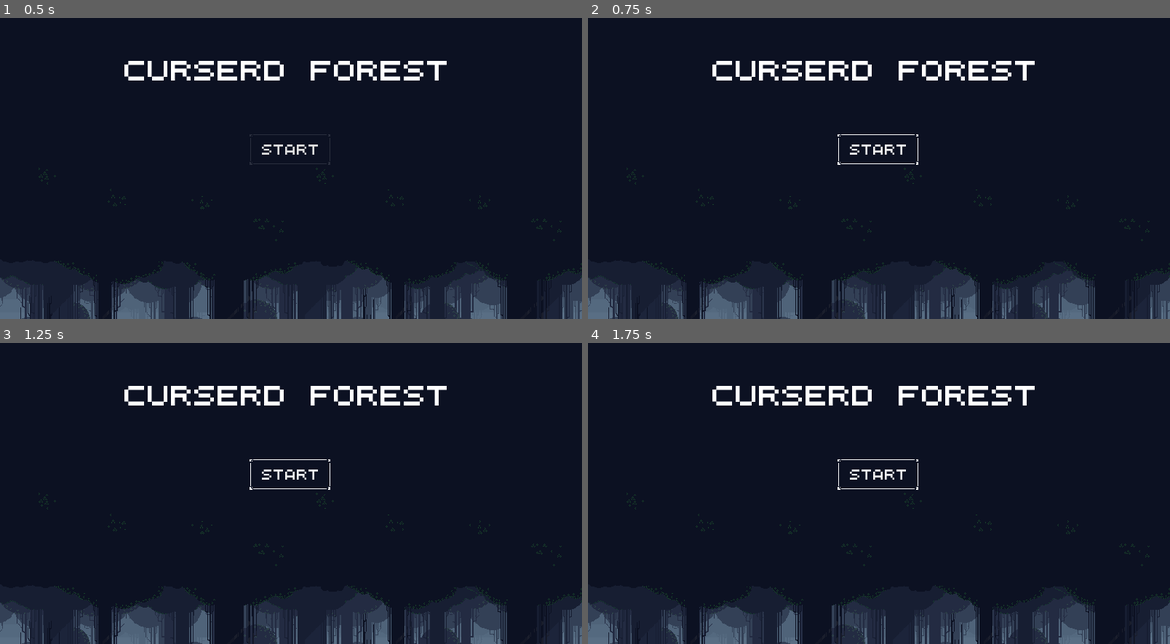
Above: before the commit, frames 1-4 (two rows, left to right).
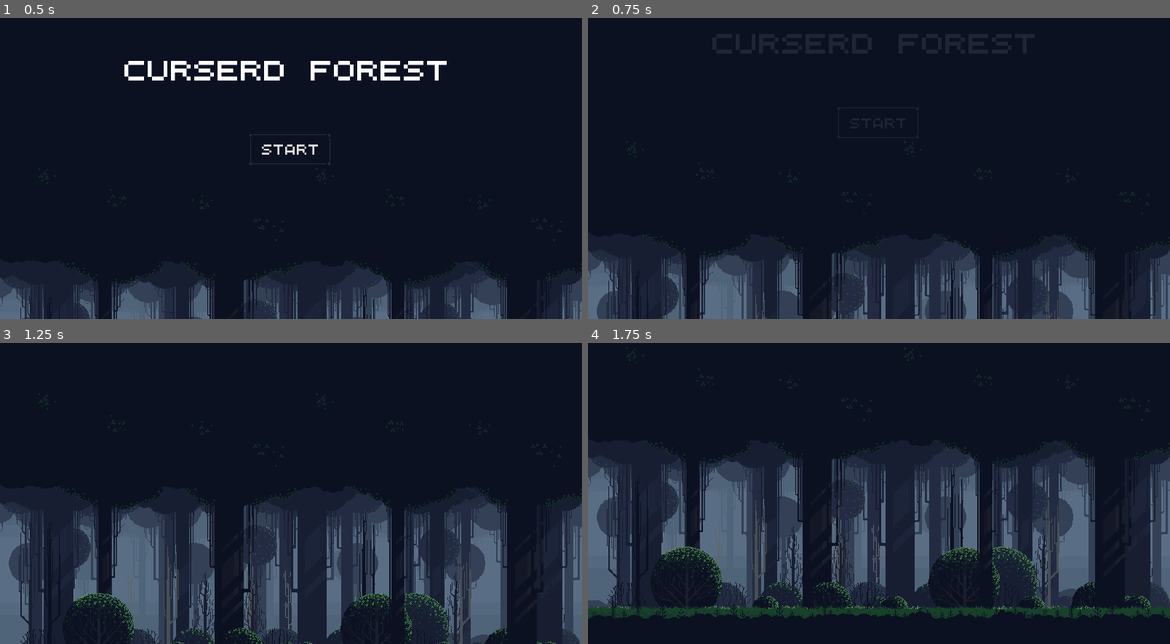
Above: after the commit, the same moments.

Repository: rafaelbriet/deadend
Game: Godot game, scene res://Scenes/Main.tscn
The game is run twice, just before and just after one commit, with the same random seed, the same clock (stepped at 60 frames per second) and the same inputs.
Inputs (mouse positions are in pixels of both pictures, inside the frame that each line leads up to):
- Up to frame 1 (0.5 s): no input
- Up to frame 2 (0.75 s): click "Start" at 0.5 s
- Up to frame 3 (1.25 s): no input
- Up to frame 4 (1.75 s): click (879, 475) at 1.25 s, where only the run before the commit has a clickable "Start"

Frame 1 is identical in both runs. In frame 2, 9.7% of the frame differs, in the area x 0-100%, y 14-100%; in frame 3, 27%; in frame 4, 34%, in the area x 0-100%, y 1-100%.

Commit message:
Add animation to the main menu

Diff:
--- a/Scenes/Main.tscn
+++ b/Scenes/Main.tscn
@@ -3,7 +3,7 @@
 [ext_resource path="res://Scenes/Enviroment_Foreground.tscn" type="PackedScene" id=1]
 [ext_resource path="res://Scripts/start_maximized.gd" type="Script" id=2]
 [ext_resource path="res://Scenes/MainMenu/Styles/start_button_normal.tres" type="StyleBox" id=3]
-[ext_resource path="res://Scripts/camera_simple_follow.gd" type="Script" id=4]
+[ext_resource path="res://Scenes/MainMenu/main_menu.gd" type="Script" id=4]
 [ext_resource path="res://Scenes/Enviroment_Background.tscn" type="PackedScene" id=5]
 [ext_resource path="res://Scenes/MainMenu/Styles/start_button_hover.tres" type="StyleBox" id=6]
 [ext_resource path="res://Scenes/MainMenu/Fonts/main_menu_start_button.tres" type="DynamicFont" id=12]
@@ -26,18 +26,16 @@
 [node name="Enviroment_Foreground" parent="World" instance=ExtResource( 1 )]
 layer = 0
 
-[node name="Camera2D" type="Camera2D" parent="."]
-offset = Vector2( 0, -232 )
-anchor_mode = 0
-current = true
-process_mode = 0
-script = ExtResource( 4 )
-
 [node name="MainMenu" type="Control" parent="."]
 anchor_right = 1.0
 anchor_bottom = 1.0
 margin_top = -234.0
 margin_bottom = -234.0
+script = ExtResource( 4 )
+initial_camera_offset = Vector2( 0, -232 )
+title_fade_duration = 0.2
+
+[node name="Tween" type="Tween" parent="MainMenu"]
 
 [node name="Background" type="ColorRect" parent="MainMenu"]
 anchor_right = 1.0
@@ -45,25 +43,29 @@
 margin_bottom = -274.0
 color = Color( 0.0470588, 0.0666667, 0.133333, 1 )
 
-[node name="Name" type="Label" parent="MainMenu"]
+[node name="Control" type="Control" parent="MainMenu"]
+margin_right = 40.0
+margin_bottom = 40.0
+
+[node name="Name" type="Label" parent="MainMenu/Control"]
 anchor_left = 0.5
 anchor_right = 0.5
-margin_left = -266.0
+margin_left = 178.0
 margin_top = 96.0
-margin_right = 266.0
+margin_right = 710.0
 margin_bottom = 133.0
 custom_fonts/font = ExtResource( 13 )
 text = "Curserd Forest"
 
-[node name="StartGameButton" type="Button" parent="MainMenu"]
+[node name="StartGameButton" type="Button" parent="MainMenu/Control"]
 anchor_left = 0.5
 anchor_top = 0.5
 anchor_right = 0.5
 anchor_bottom = 0.5
-margin_left = -63.5
-margin_top = -39.0
-margin_right = 63.5
-margin_bottom = 12.0
+margin_left = 380.5
+margin_top = 196.0
+margin_right = 507.5
+margin_bottom = 247.0
 custom_fonts/font = ExtResource( 12 )
 custom_styles/hover = ExtResource( 6 )
 custom_styles/pressed = ExtResource( 6 )
@@ -71,3 +73,12 @@
 custom_styles/disabled = SubResource( 2 )
 custom_styles/normal = ExtResource( 3 )
 text = "Start"
+
+[node name="Camera2D" type="Camera2D" parent="MainMenu"]
+position = Vector2( 0, 234 )
+offset = Vector2( 0, -232 )
+anchor_mode = 0
+current = true
+process_mode = 0
+
+[connection signal="pressed" from="MainMenu/Control/StartGameButton" to="MainMenu" method="_on_start_game_button_pressed"]
--- /dev/null
+++ b/Scenes/MainMenu/main_menu.gd
@@ -0,0 +1,15 @@
+extends Control
+
+export var initial_camera_offset : Vector2
+export var final_camera_offset : Vector2
+export var camera_tween_duration : float = 1.0
+export var title_fade_duration : float = 0.5
+
+onready var _tween : Tween = $Tween
+onready var _camera : Camera2D = $Camera2D
+onready var _control_container : Control = $Control
+
+func _on_start_game_button_pressed():
+	_tween.interpolate_property(_camera, "offset", initial_camera_offset, final_camera_offset, camera_tween_duration)
+	_tween.interpolate_property(_control_container, "modulate", Color(1.0, 1.0, 1.0, 1.0), Color(1.0, 1.0, 1.0, 0.0), title_fade_duration)
+	_tween.start()
